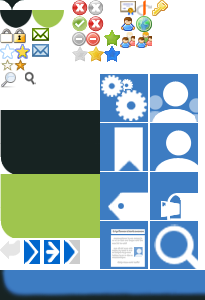
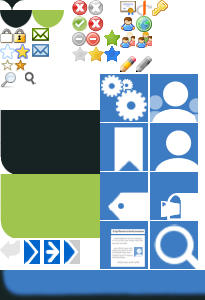
Layers edited between the first and the second 205px x 300px image:
added group "Controls" with 2 layers above "Validation" over left=120, top=56, right=152, bottom=72
added layer "edit_off" in group "Controls" over left=136, top=56, right=152, bottom=72
added layer "edit" in group "Controls" over left=120, top=56, right=136, bottom=72
